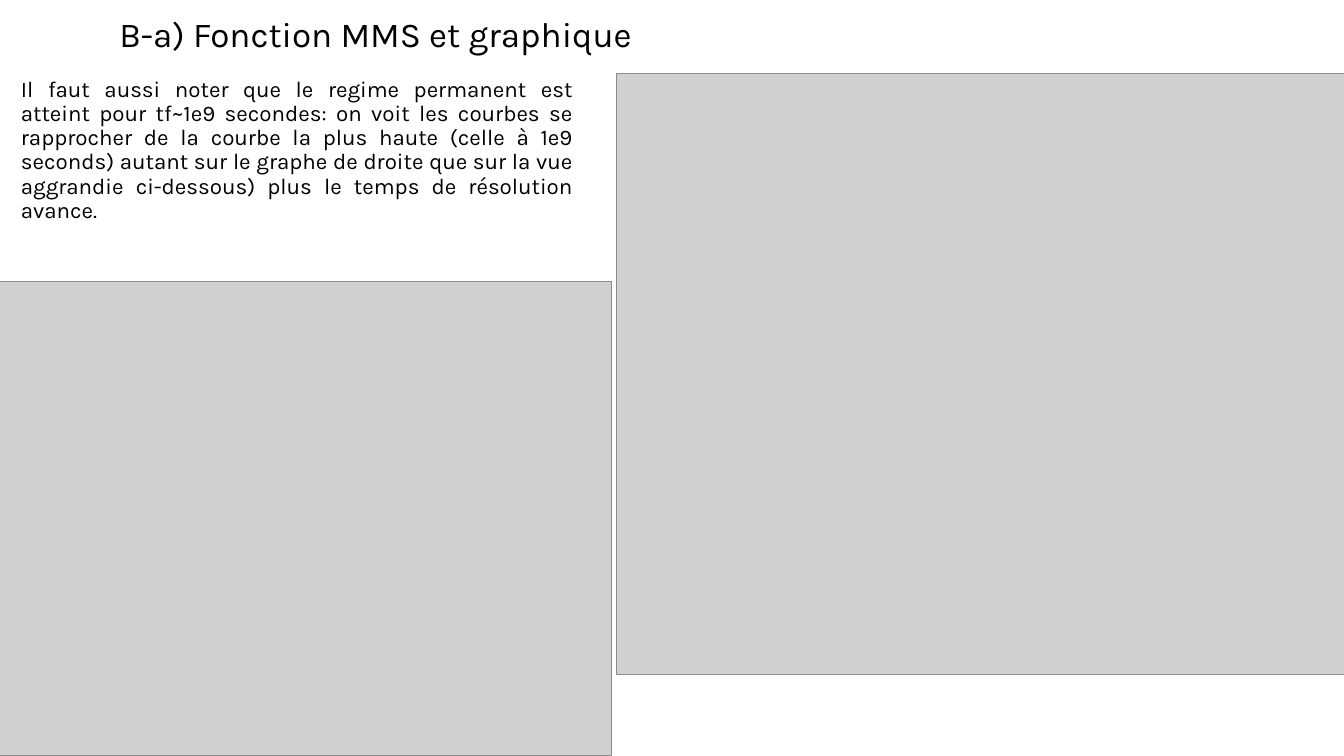
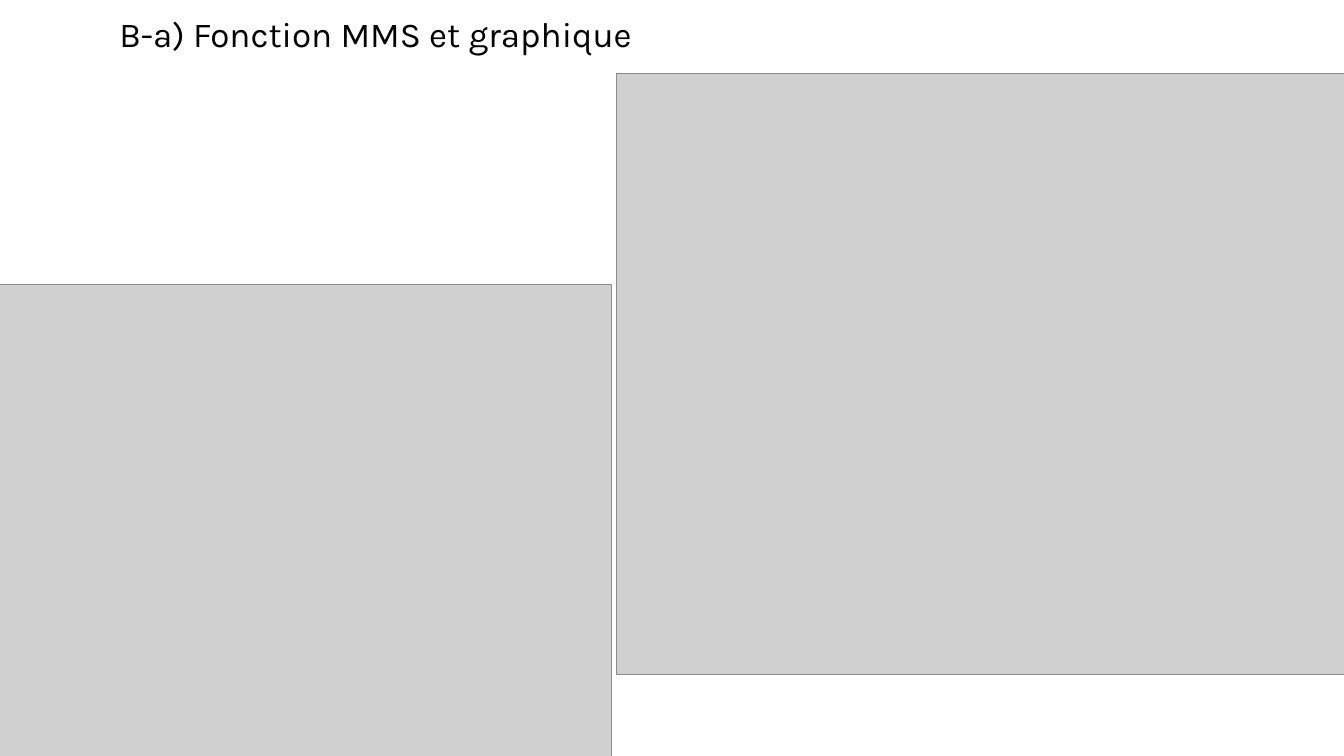
Before and after one commit to mehdibendaya/MEC8211DEV2, a slide deck: slide 9 of Devoir_2.pptx (slide 10 before the commit). Drawn at 1344x756 pixels with LibreOffice and Linux fonts; fonts in the diff are those of the drawing; grey boxes stand for pictures. Boxes give left, top, right and bottom in pixels: in the first picture for what was removed or moved away, otherwise in the second. Text is boxed around its words. In the diff, an @@ line names an element or a change of style, - is before the commit and + after.

```diff
--- a/Devoir_2.pptx
+++ b/Devoir_2.pptx
@@ text removed at (x1=21, y1=81, x2=573, y2=219) @@
-Il faut aussi noter que le regime permanent est atteint pour tf~1e9 secondes: on voit les courbes se rapprocher de la courbe la plus haute (celle à 1e9 seconds) autant sur le graphe de droite que sur la vue aggrandie ci-dessous) plus le temps de résolution avance.
```
Also in this commit, not shown: 10 other slides changed, 1 slide added, 1 slide removed, 8 other files.
